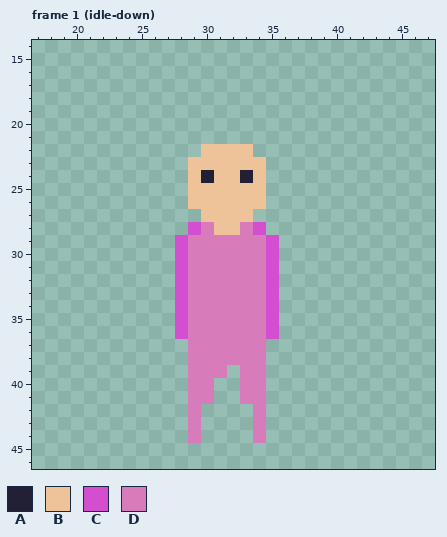
Edited in one commit: pixel-art file (testgame/www/assets/spritesheets/pawn.aseprite). That is the earlier state.
64x64 pixels, 62 frames. Shown: frame 1 (idle-down): x 17..47, y 14..46. The commit also changed other frames, which this record leaves out.
Visible layers, top first: "Bow", "Layer 2".
Palette (. is transparent): A #222034  B #eec39a  C #d44fcf  D #d77bba
Pixels before, frame 1 (idle-down), first column x 28:
22 ..BBBB..
23 .BBBBBB.
24 .BABBAB.
25 .BBBBBB.
26 .BBBBBB.
27 ..BBBB..
28 .CDBBDC.
29 CDDDDDDC
30 CDDDDDDC
31 CDDDDDDC
32 CDDDDDDC
33 CDDDDDDC
34 CDDDDDDC
35 CDDDDDDC
36 CDDDDDDC
37 .DDDDDD.
38 .DDDDDD.
39 .DDD.DD.
40 .DD..DD.
41 .DD..DD.
42 .D....D.
43 .D....D.
44 .D....D.
New version:
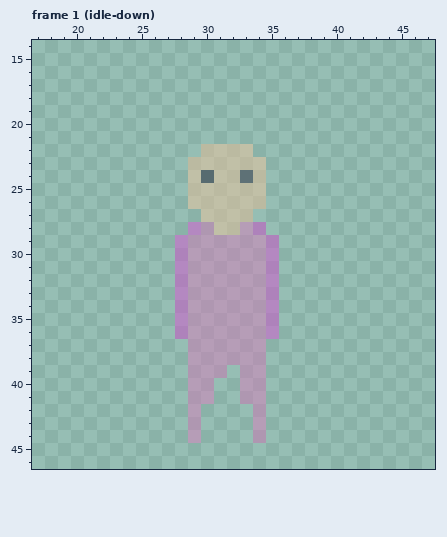
Changes in this commit:
layer "Layer 2" opacity 100% -> 49%
Colour A changes from #222034 to #2220347c.
Colour B changes from #eec39a to #eec39a7c.
Colour C changes from #d44fcf to #d44fcf7c.
Colour D changes from #d77bba to #d77bba7c.
Pixel boxes of the changes (left, top, right, bottom) in both pictures:
changed: (175, 144, 279, 443)
